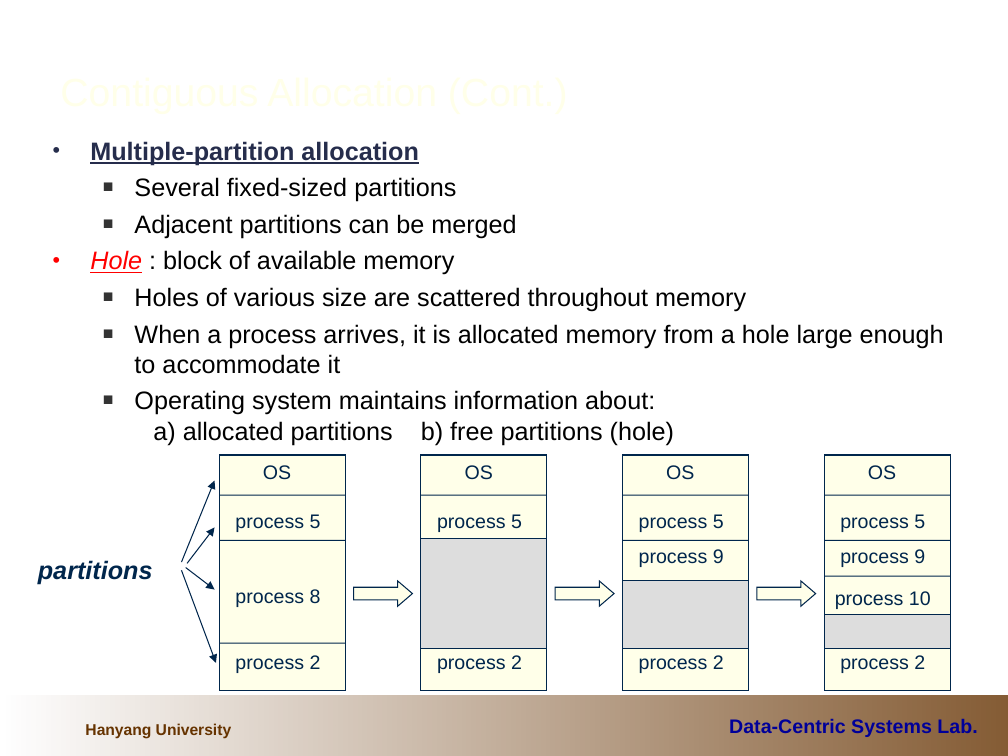
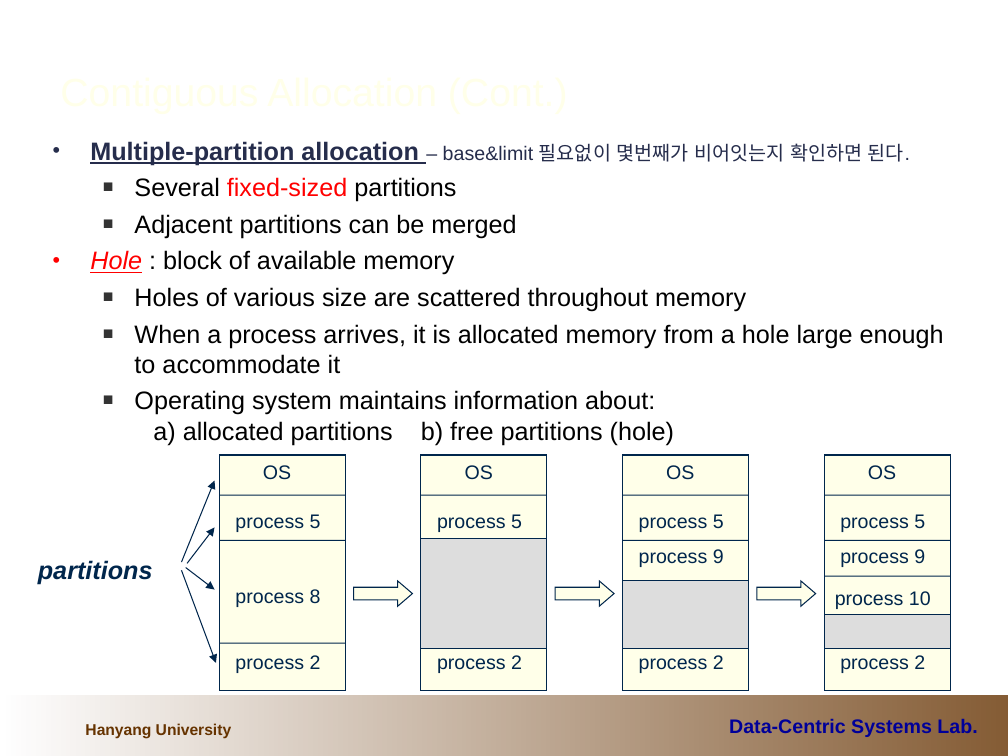
Before and after one commit to cocojk/major, a slide deck: slide 14 of os/이론/7.MemoryManagement.ppt. Drawn at 1008x756 pixels with LibreOffice and Linux fonts; fonts in the diff are those of the drawing; background and template pictures are left out. Boxes give left, top, right and bottom in pixels: in the first picture for what was removed or moved away, otherwise in the second. Text is boxed around its words. In the diff, an @@ line names an element or a change of style, - is before the commit and + after.

```diff
--- a/os/이론/7.MemoryManagement.ppt
+++ b/os/이론/7.MemoryManagement.ppt
@@ text at [90, 141, 910, 166]: text changed; size 18 to 14 pt; bold off @@
-• Multiple-partition allocation
+• Multiple-partition allocation – base&limit 필요없이 몇번째가 비어잇는지 확인하면 된다.
@@ text at [134, 177, 456, 202]: text colour #000000 to #FF0000 in "fixed-sized" @@
```
Also in this commit, not shown: 5 other slides changed.
